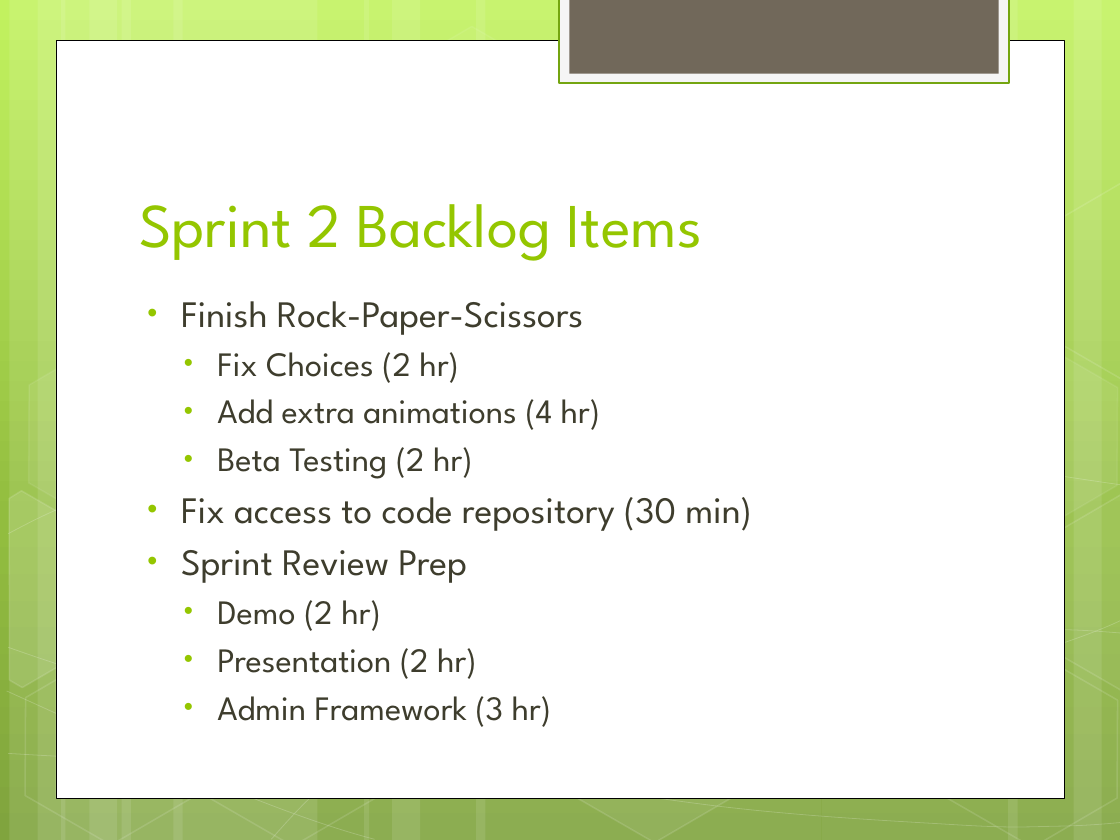
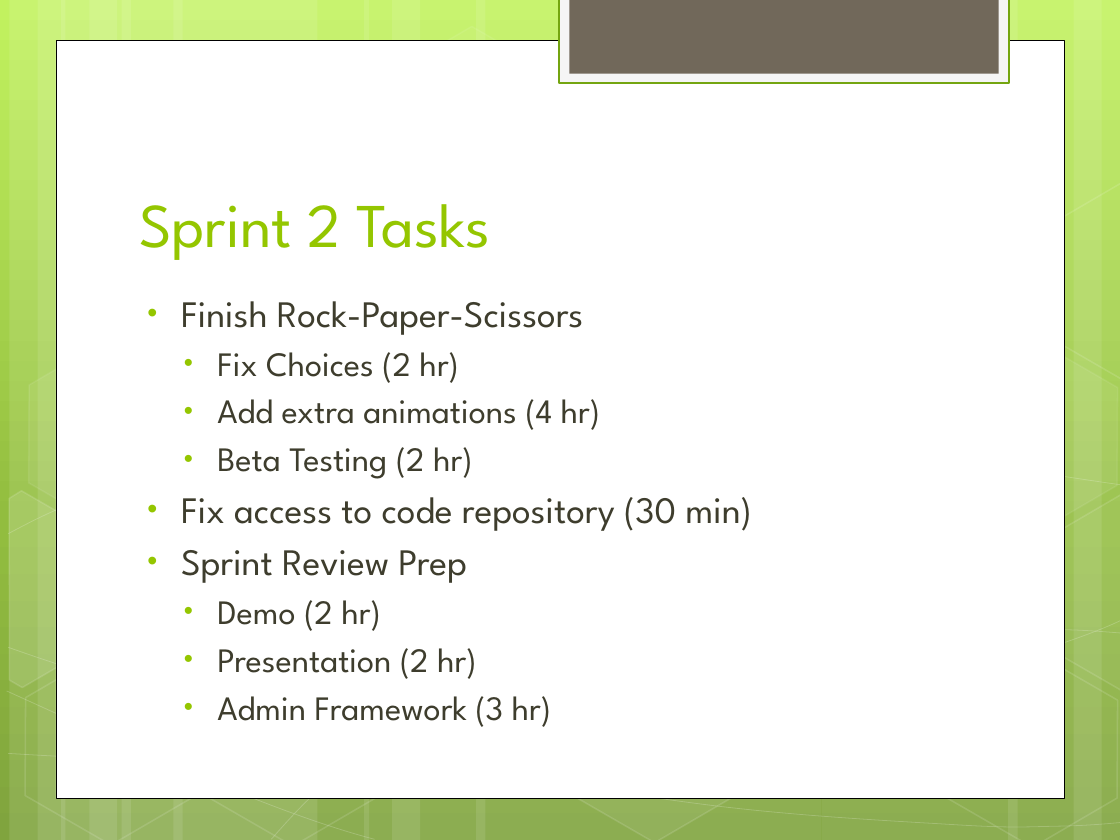
Before and after one commit to jacobrtaylor/NaoCapstone2017, a slide deck: slide 5 of NAO Sprint 2 Review.pptx (slide 3 before the commit). Drawn at 1120x840 pixels with LibreOffice and Linux fonts; fonts in the diff are those of the drawing. Boxes give left, top, right and bottom in pixels: in the first picture for what was removed or moved away, otherwise in the second. Text is boxed around its words. In the diff, an @@ line names an element or a change of style, - is before the commit and + after.

```diff
--- a/NAO Sprint 2 Review.pptx
+++ b/NAO Sprint 2 Review.pptx
@@ title at (139, 204, 490, 260): text changed @@
-Sprint 2 Backlog Items
+Sprint 2 Tasks
```
Also in this commit, not shown: 5 other slides changed, 3 slides added.
